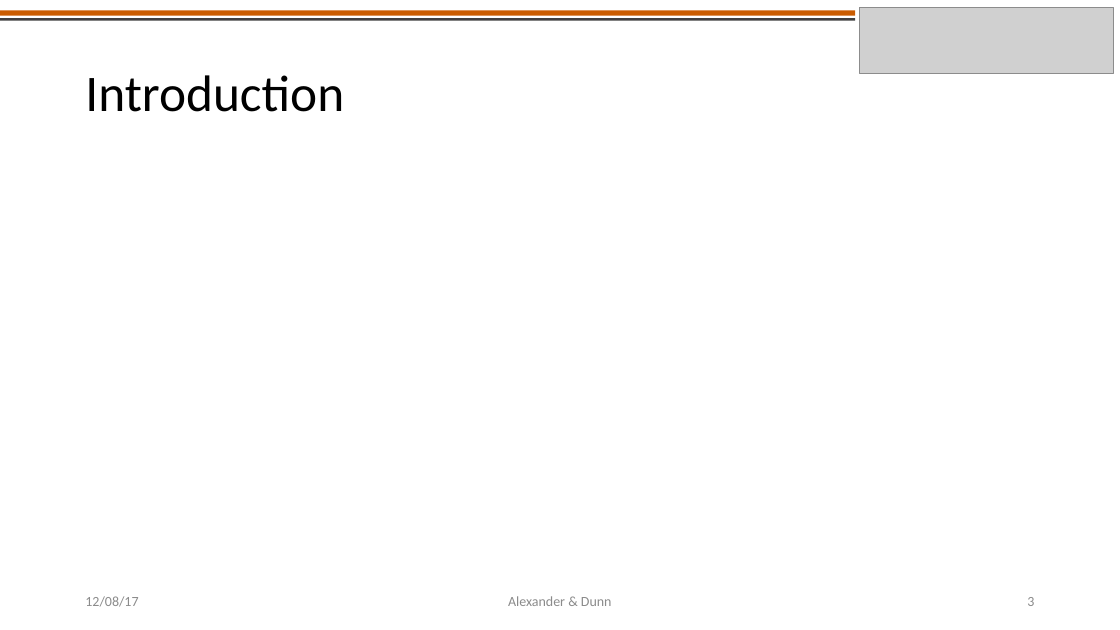
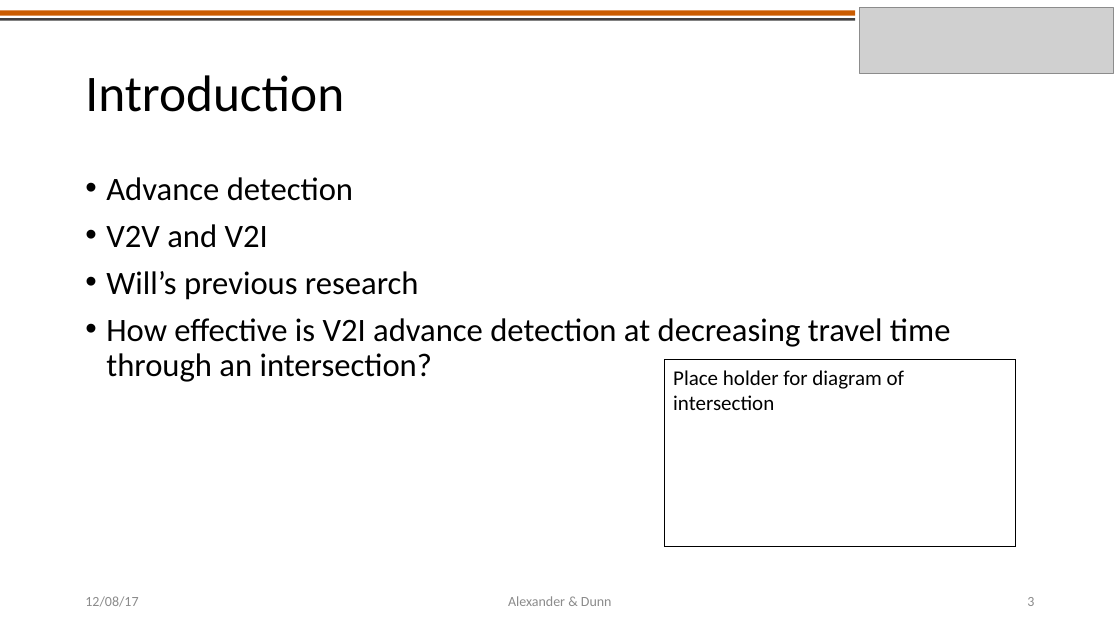
Before and after one commit to americalexander/mrFinishLine, a slide deck: slide 3 of CE391F_project_presentation_alexander_dunn.pptx. Drawn at 1120x630 pixels with LibreOffice and Linux fonts; fonts in the diff are those of the drawing; grey boxes stand for pictures. Boxes give left, top, right and bottom in pixels: in the first picture for what was removed or moved away, otherwise in the second. Text is boxed around its words. In the diff, an @@ line names an element or a change of style, - is before the commit and + after.

```diff
--- a/CE391F_project_presentation_alexander_dunn.pptx
+++ b/CE391F_project_presentation_alexander_dunn.pptx
@@ text added at (106, 177, 951, 382), 28 pt, text #000000 @@
+• Advance detection
+• V2V and V2I
+• Will’s previous research
+• How effective is V2I advance detection at decreasing travel time through an intersection?
@@ rectangle added at (665, 360, 1017, 546), outline #000000 0.75 pt, 18 pt, text #000000 @@
+Place holder for diagram of intersection
```
Also in this commit, not shown: 1 other slide changed, 1 other file.
